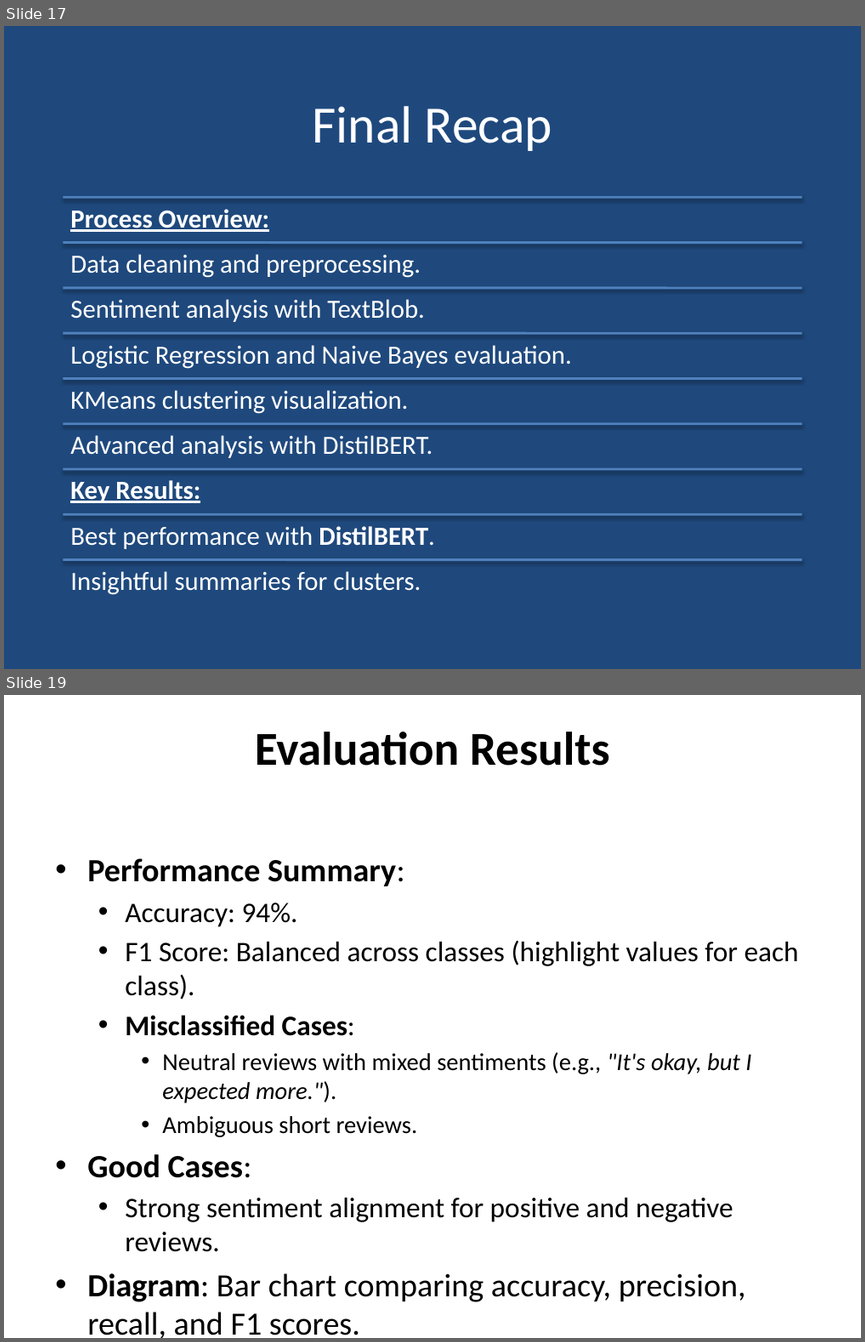
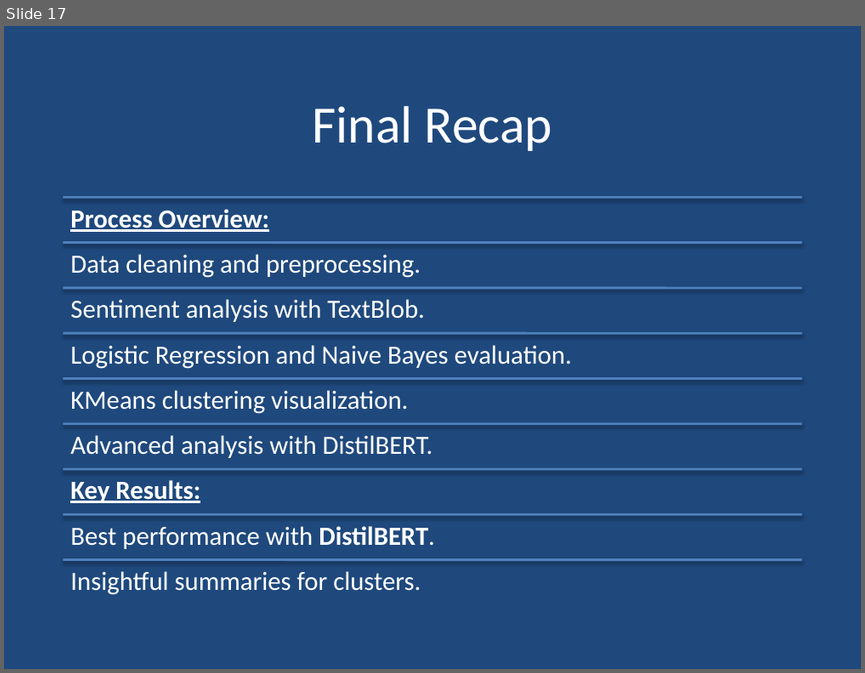
Before and after one commit to mehakhafeez/NLPprojectweek6, a slide deck: NLPProject3.pptx. Shown one above the other, each under a label of ours: slides 17 and 19 before the commit, slide 17 after it; the slides between them are not shown. The pictures are 865x1342 and 865x673 pixels, drawn with LibreOffice and Linux fonts; fonts in the diff are those of the drawing; background and template pictures are left out. Boxes give left, top, right and bottom in pixels: in the first picture for what was removed or moved away, otherwise in the second. Text is boxed around its words. In the diff, an @@ line names an element or a change of style, - is before the commit and + after.

```diff
--- a/NLPProject3.pptx
+++ b/NLPProject3.pptx
@@ slide 19 removed at [4,695,861,1338], background #FFFFFF @@
@@ title removed at [255,732,610,766] @@
-Evaluation Results
@@ text removed at [87,858,799,1338] @@
-• Performance Summary:
-  • Accuracy: 94%.
-  • F1 Score: Balanced across classes (highlight values for each class).
-  • Misclassified Cases:
-    • Neutral reviews with mixed sentiments (e.g., "It's okay, but I expected more.").
-    • Ambiguous short reviews.
-• Good Cases:
-  • Strong sentiment alignment for positive and negative reviews.
-• Diagram: Bar chart comparing accuracy, precision, recall, and F1 scores.
```
Also in this commit, not shown: 5 slides changed, 1 other slide removed.
